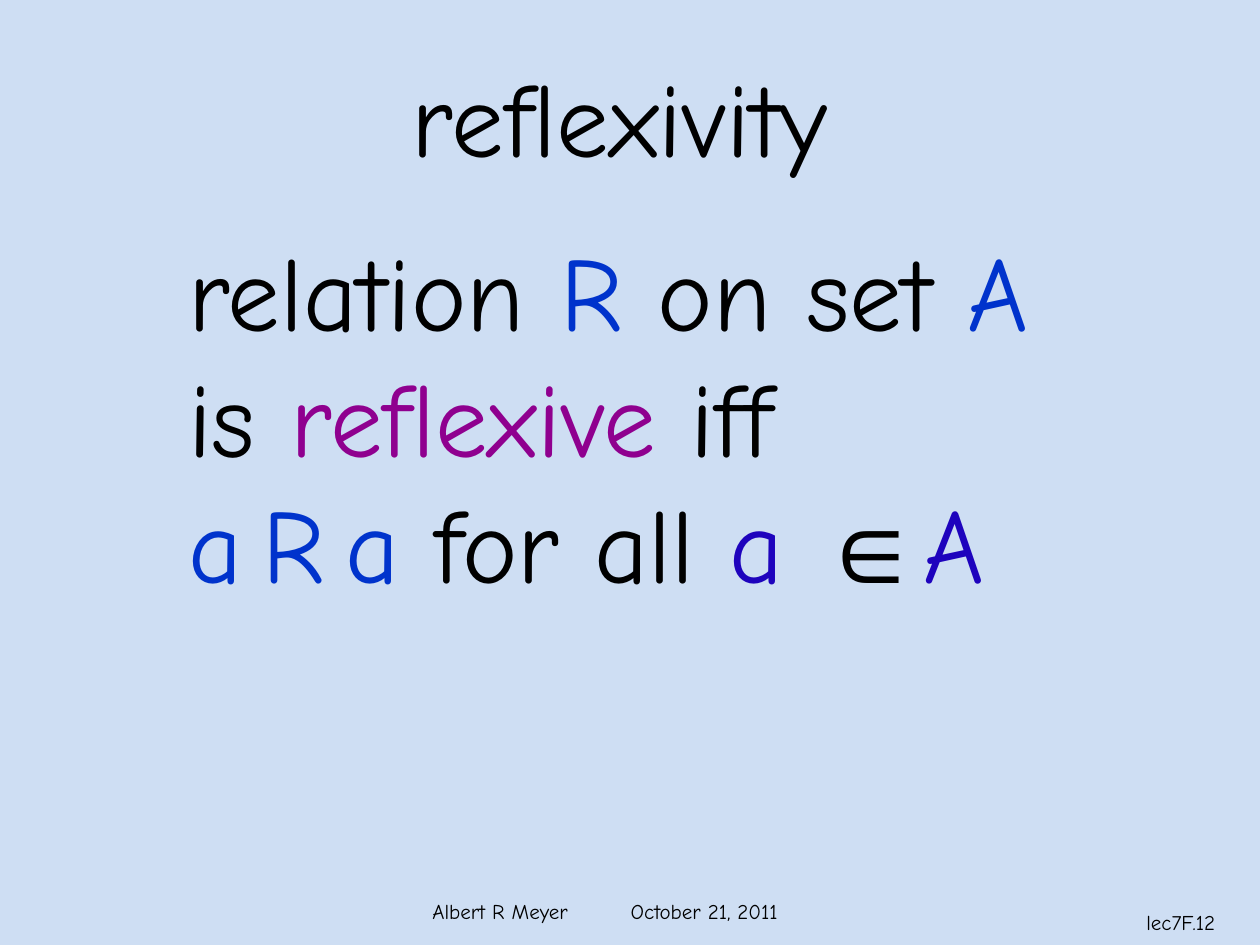
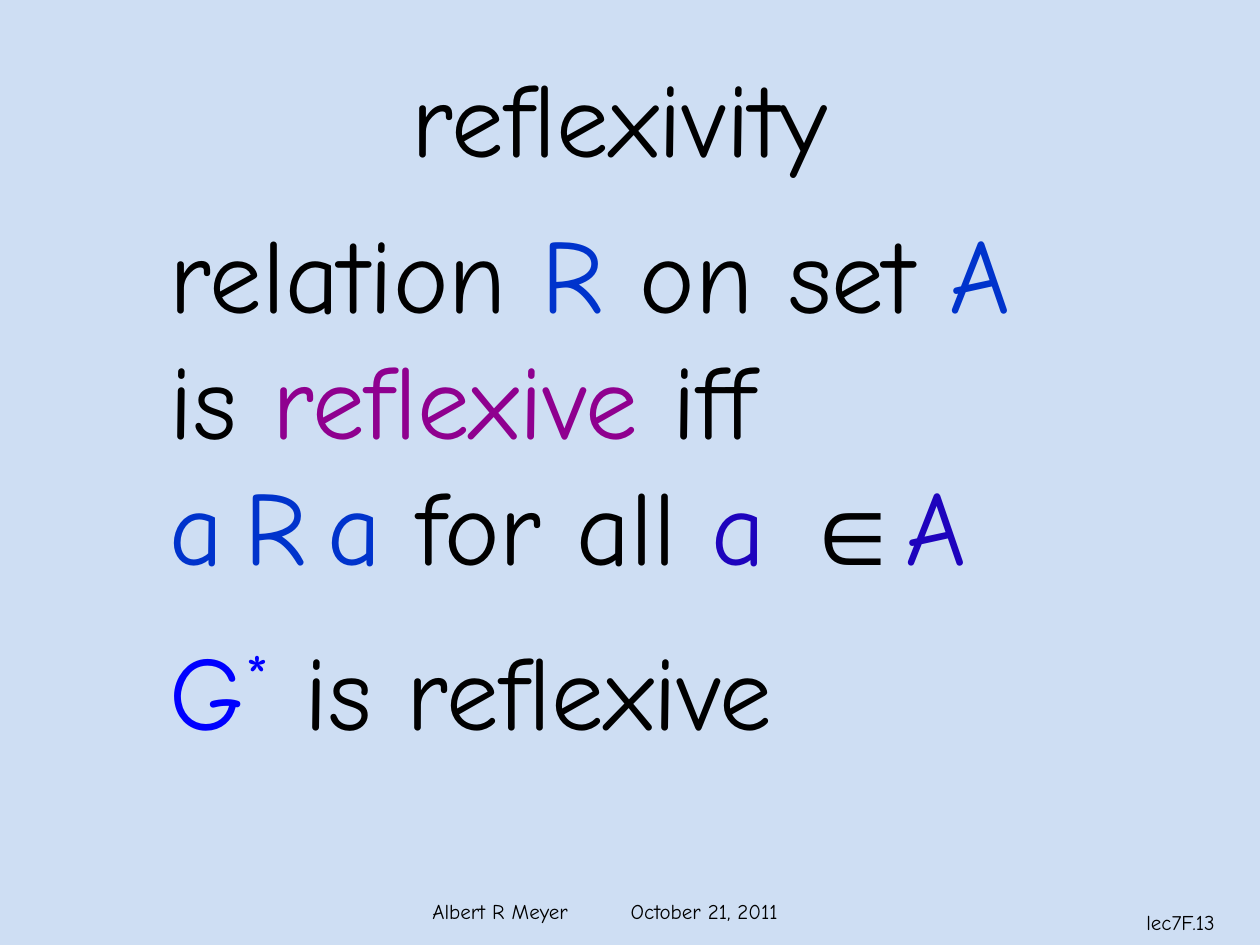
Before and after one commit to armeyer/mcs_web, a slide deck: slide 13 of fall11/slidesF11/slides7f.pptx (slide 12 before the commit). Drawn at 1260x945 pixels with LibreOffice and Linux fonts; fonts in the diff are those of the drawing; background and template pictures are left out. Boxes give left, top, right and bottom in pixels: in the first picture for what was removed or moved away, otherwise in the second. Text is boxed around its words. In the diff, an @@ line names an element or a change of style, - is before the commit and + after.

```diff
--- a/fall11/slidesF11/slides7f.pptx
+++ b/fall11/slidesF11/slides7f.pptx
@@ text "relation R on set A": place and size @@
-text "relation R on set A" at (188, 259, 1028, 585)
+text "relation R on set A" at (170, 241, 1010, 731)
@@ text at (170, 493, 967, 567): more space between paragraphs @@
@@ text at (170, 658, 772, 731): paragraph added @@
+G* is reflexive
@@ page number at (1146, 915, 1214, 930): text changed @@
-lec7F.12
+lec7F.13
```
Also in this commit, not shown: 1 slide added.
